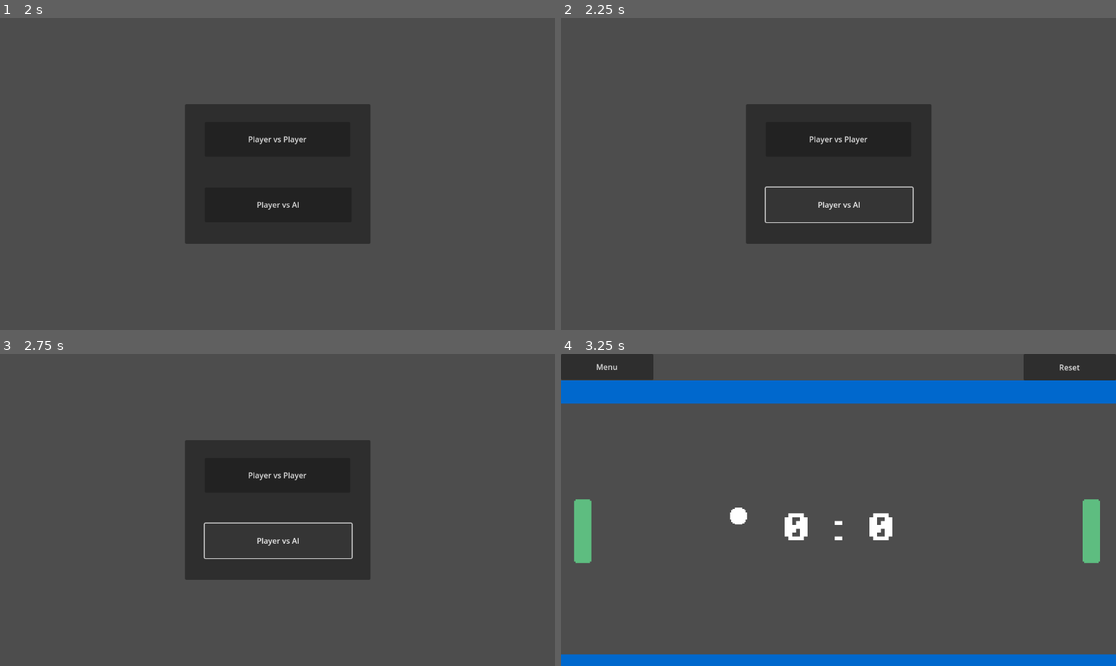
Above: before the commit, frames 1-4 (two rows, left to right).
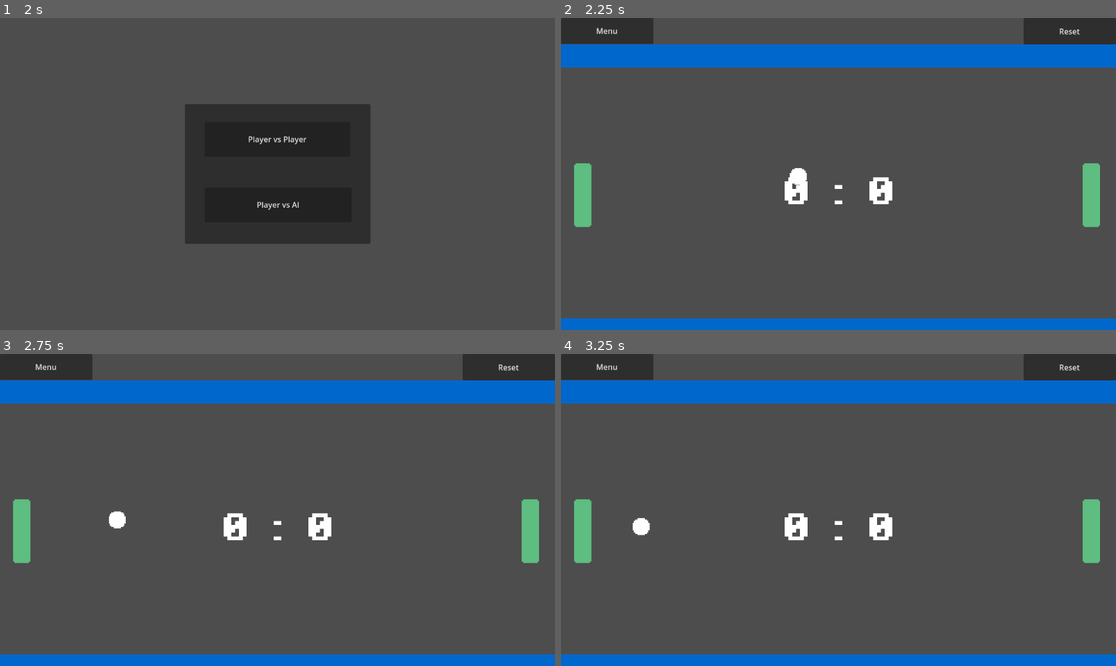
Above: after the commit, the same moments.

Repository: Mimi522/Godot-20-Game-Challenge
Game: Godot game, scene res://scenes/main_menu.tscn
Same seed, same stepped clock (60 frames per second), same inputs: the game is played once before the commit and once after it.
Inputs (mouse positions are in pixels of both pictures, inside the frame that each line leads up to):
- Up to frame 1 (2 s): click "Player vs Player" at 0.5 s; click "Menu" at 1.25 s
- Up to frame 2 (2.25 s): click "Player vs AI" at 2 s
- Up to frame 3 (2.75 s): no input
- Up to frame 4 (3.25 s): click (838, 475) at 2.75 s, where only the run before the commit has a clickable "Player vs Player"

Frame 1 is identical in both runs. In frame 2, 28% of the frame differs, in the area x 0-100%, y 0-100%; in frame 3, 28%; in frame 4, 0.3%.

Commit message:
feat: control spawn of player 2 or bot

Diff:
--- a/Pong/project.godot
+++ b/Pong/project.godot
@@ -14,6 +14,10 @@
 run/main_scene="res://scenes/main_menu.tscn"
 config/features=PackedStringArray("4.2", "GL Compatibility")
 config/icon="res://sprites/icon.svg"
+
+[autoload]
+
+Global="*res://scripts/global.gd"
 
 [input]
 
--- a/Pong/scenes/game.tscn
+++ b/Pong/scenes/game.tscn
@@ -29,7 +29,6 @@
 move_down = &"Player 2 - Move down"
 
 [node name="Bot" parent="." instance=ExtResource("4_a1jr1")]
-visible = false
 position = Vector2(1101, 368)
 scale = Vector2(3, 3)
 
--- a/Pong/scenes/main_menu.tscn
+++ b/Pong/scenes/main_menu.tscn
@@ -56,3 +56,4 @@
 text = "Player vs AI"
 
 [connection signal="pressed" from="Panel/Player vs Player button" to="." method="_on_player_vs_player_button_pressed"]
+[connection signal="pressed" from="Panel/Player vs AI button" to="." method="_on_player_vs_ai_button_pressed"]
--- a/Pong/scripts/game.gd
+++ b/Pong/scripts/game.gd
@@ -12,6 +12,11 @@
 
 # Called when the node enters the scene tree for the first time.
 func _ready():
+	$"Player 2".visible = Global.isPvP
+	$"Player 2".set_process(Global.isPvP)
+	$Bot.visible = !Global.isPvP
+	$Bot.set_process(!Global.isPvP)
+
 	update_score()
 	spawn_ball()
 
--- /dev/null
+++ b/Pong/scripts/global.gd
@@ -0,0 +1,11 @@
+extends Node
+
+var isPvP : bool
+
+# Called when the node enters the scene tree for the first time.
+func _ready():
+	pass # Replace with function body.
+
+# Called every frame. 'delta' is the elapsed time since the previous frame.
+func _process(delta):
+	pass
--- a/Pong/scripts/main_menu.gd
+++ b/Pong/scripts/main_menu.gd
@@ -13,4 +13,9 @@
 
 
 func _on_player_vs_player_button_pressed():
+	Global.isPvP = true
 	get_tree().change_scene_to_file(game_scene)
+
+func _on_player_vs_ai_button_pressed():
+	Global.isPvP = false
+	get_tree().change_scene_to_file(game_scene)
